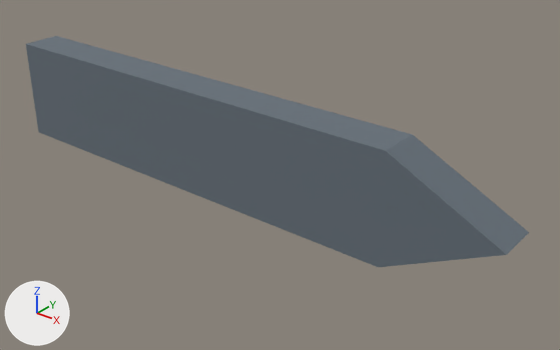
Before and after pictures for a commit that changed the FBX model Assets/Art/EternalEnigma/BiomeDecorations/Mountain_SignPanel.fbx.
Before and after are seen from a 50 mm camera at (0.784, -0.849, 0.506) aimed at (0.078, 0.033, -0.041). Arrows for +X, +Y and +Z are at lower left; the lights stay in place. The older version comes first.

Before the edit, the objects in view are built like this:
```python
mat_ee_deco_00 = principled_material('EE_Deco_00')
mat_ee_deco_00.base_color = (0.13, 0.16, 0.19)  # greyish blue #656f79
mat_ee_deco_00.roughness = 0.82
me_mountain_signpanel_002 = bpy.data.meshes.new('Mountain_SignPanel.002')
me_mountain_signpanel_002.from_pydata(...)  # 10 vertices, 7 faces; spans x -0.48..0.49, y -0.035..0.035, z -0.09..0.09
me_mountain_signpanel_002.materials.append(mat_ee_deco_00)  # greyish blue #656f79
ob_mountain_signpanel = bpy.data.objects.new('Mountain_SignPanel', me_mountain_signpanel_002)
ob_mountain_signpanel.location = (0.0, 0.0, 0.0)
```
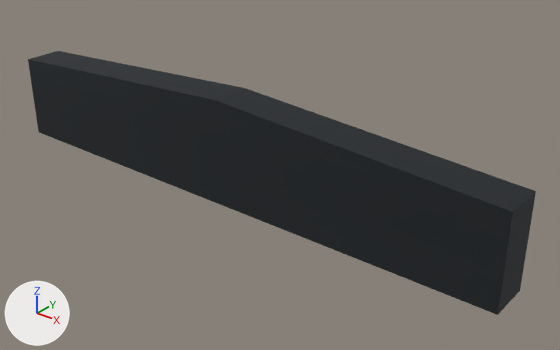
Boxes [x1, y1, x2, y2] around the edits, measured in the pictures (560 x 350 px):
'Mountain_SignPanel', surface changed, reshaped (greyish blue to black, 14% taller): before [26, 36, 529, 267]; after [28, 51, 536, 315]

The edits, one by one:
Picture 'BiomeDecorations.png' (img_biomedecorations_png) is new.
In material 'EE_Deco_00' (mat_ee_deco_00), base_color is no longer (0.13, 0.16, 0.19), greyish blue #656f79.
In material 'EE_Deco_00' (mat_ee_deco_00), texture is now set to img_biomedecorations_png.
me_mountain_signpanel_002 has 10 vertices, 7 faces and spans x -0.48..0.49, y -0.035..0.035, z -0.09..0.09.
me_mountain_signpanel_002 is used by ob_mountain_signpanel; location (0.0, 0.0, 0.0).
Part 1, on me_mountain_signpanel_002:
Vertex 1 of me_mountain_signpanel_002 moves from (0.31, -0.035, -0.09) at pixel (378, 267) to (0.49, -0.035, -0.09) at pixel (497, 314).
Vertex 2 of me_mountain_signpanel_002 moves from (0.49, -0.035, 0.0) at pixel (506, 254) to (0.49, -0.035, 0.06) at pixel (512, 212).
Vertex 3 of me_mountain_signpanel_002 moves from (0.31, -0.035, 0.09) at pixel (385, 150) to (0.005, -0.035, 0.09) at pixel (214, 100).
Vertex 4 of me_mountain_signpanel_002 moves from (-0.48, -0.035, 0.09) at pixel (25, 43) to (-0.48, -0.035, 0.06) at pixel (27, 59).
Vertex 6 of me_mountain_signpanel_002 moves from (0.31, 0.035, -0.09) to (0.49, 0.035, -0.09) at pixel (519, 290).
Vertex 7 of me_mountain_signpanel_002 moves from (0.49, 0.035, 0.0) at pixel (529, 232) to (0.49, 0.035, 0.06) at pixel (535, 191).
Vertex 8 of me_mountain_signpanel_002 moves from (0.31, 0.035, 0.09) at pixel (412, 134) to (0.005, 0.035, 0.09) at pixel (244, 88).
Vertex 9 of me_mountain_signpanel_002 moves from (-0.48, 0.035, 0.09) at pixel (56, 35) to (-0.48, 0.035, 0.06) at pixel (58, 50).
